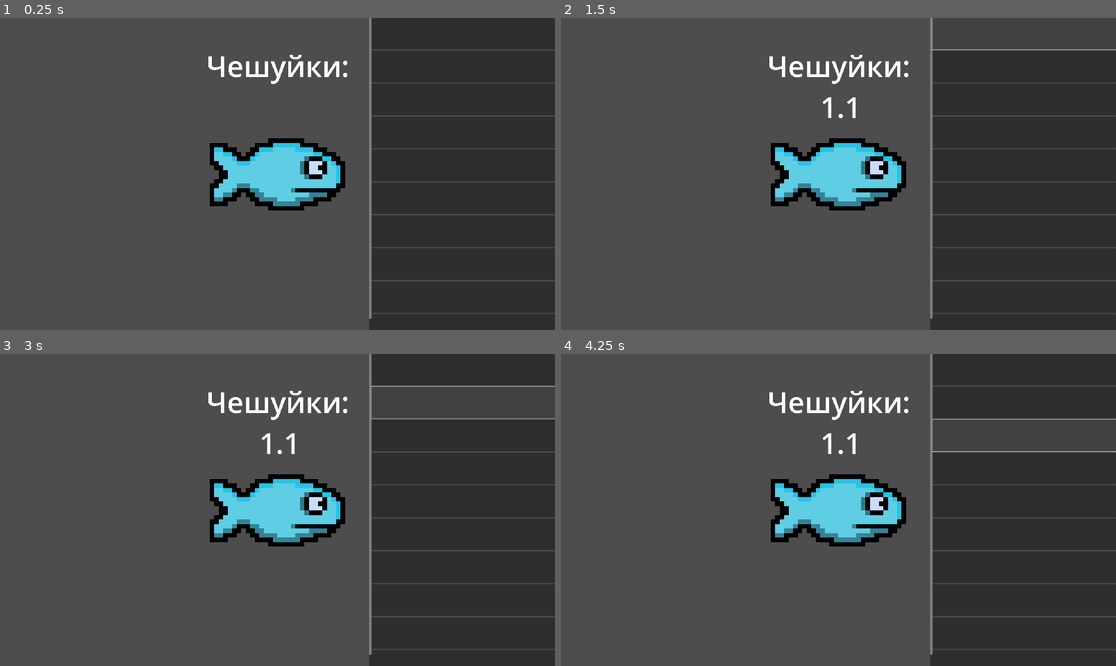
Above: before the commit, frames 1-4 (two rows, left to right).
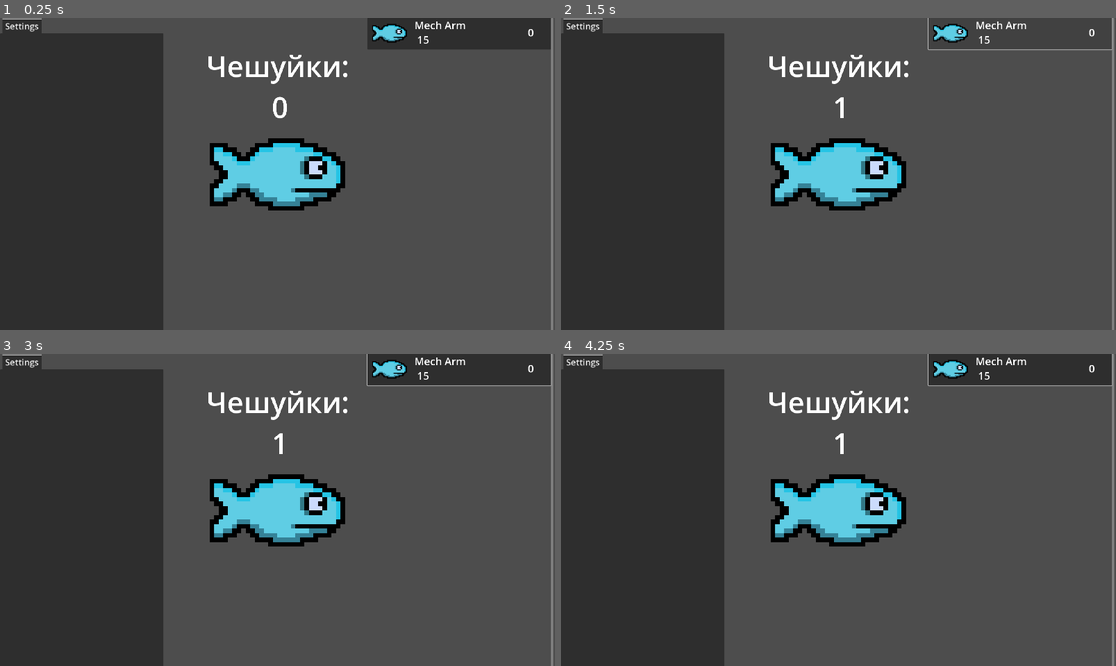
Above: after the commit, the same moments.

Repository: Planeptunia/fish
Game: Godot game, scene res://main_scene.tscn
Two runs of this game, one before a commit and one after it. Both use one fixed random seed, a clock stepped at 60 frames per second and the inputs below.
Inputs (mouse positions are in pixels of both pictures, inside the frame that each line leads up to):
- Up to frame 1 (0.25 s): no input
- Up to frame 2 (1.5 s): click (838, 174) at 0.5 s; click (1021, 33) at 1.27 s
- Up to frame 3 (3 s): click (460, 369) at 2 s, where only the run after the commit has a clickable "Mech Arm"; click (460, 403) at 2.77 s
- Up to frame 4 (4.25 s): click (1021, 435) at 3.52 s

The runs differ from the first frame. In frame 1, 58% of the frame differs, in the area x 0-100%, y 0-100%; in frame 2, 58%; in frame 3, 55%; in frame 4, 55%.

Commit message:
working modular upgrades

Diff:
--- a/main_scene.gd
+++ b/main_scene.gd
@@ -1,69 +1,64 @@
 extends Node2D
 var money = 0
-var timer
-# Множитель увелечения цен строений и заробатка в секунду за одну покупку
-# new_price = last_price * multiplier^n+1 | n = 1
-var multiplier = 1.10
-var click = 1
-var n = 1
-var money_per_second = 0
-var mnp = 0
-# Цены строений
-var price1 = 15
-var price2 = 100
-var price3 = 500
-var price4 = 3000
-var price5 = 10000
-var price6 = 40000
-var price7 = 200000
-var price8 = 1666666
-var price9 = 123456789
-var price10 = 75000000000
-var price = 0
-func init():
-	timer = Timer.new()
-	add_child(timer)
-	timer.autostart = true
-	timer.wait_time = 1
-	timer.connect("timeout", self, "_timeout")
 
-func _timeout():
-	money += money_per_second
+var upgradeButton = preload("res://upgrade_button.tscn")
+
+var upgrades
+var upgradesList = {}
+
+func _init():
+	pass
 
 # Called when the node enters the scene tree for the first time.
 func _ready():
-	pass # Replace with function body.
 
+	update_money()
+
+	upgrades = FileAccess.open("res://upgrades.json", FileAccess.READ)
+	upgrades = upgrades.get_as_text()
+	var json = JSON.new()
+	upgrades = json.parse_string(upgrades)
+	for upgrade in upgrades['upgrades'].keys():
+		var newUpgrade = upgradeButton.instantiate()
+		upgradesList[upgrade] = newUpgrade
+		upgradesList[upgrade].id = upgrade
+		if 'price_multiplier' in upgrades['upgrades'][upgrade].keys():
+			print(upgrades['upgrades'][upgrade].keys())
+			upgradesList[upgrade].price_multiplier = upgrades['upgrades'][upgrade]['price_multiplier']
+		if 'mps_multiplier' in upgrades['upgrades'][upgrade].keys():
+			print(upgrades['upgrades'][upgrade].keys())
+			upgradesList[upgrade].mps_multiplier = upgrades['upgrades'][upgrade]['mps_multiplier']
+		upgradesList[upgrade].baseCost = upgrades['upgrades'][upgrade]['price']
+		upgradesList[upgrade].change_icon(upgrades['upgrades'][upgrade]['icon'])
+		upgradesList[upgrade].change_price(upgrades['upgrades'][upgrade]['price'])
+		upgradesList[upgrade].change_name(upgrades['upgrades'][upgrade]['name'])
+		upgradesList[upgrade].clicked.connect(on_pressed)
+		$Control/scroll_container/Control.add_child(newUpgrade)
+	$Control/scroll_container/Control.custom_minimum_size = Vector2(635, (upgradesList.size() * 110) + 110)
+
+func on_pressed(upgradeId):
+	var upgrade_price = upgradesList[upgradeId].get_info().y
+	if money >= upgrade_price:
+		upgradesList[upgradeId].change_amount(upgradesList[upgradeId].get_info().x + 1)
+		money -= upgrade_price
+		update_money()
+	else: print("no money")
 
 # Called every frame. 'delta' is the elapsed time since the previous frame.
 func _process(delta):
 	pass
 
-class towers:
-	var multiplier = 1.10
-	var n = 1
-	var money_per_second
-	func _init_(price, mnp):
-		self.price = price
-		self.mnp = mnp
-	func when_pressed():
-		self.price = self.price * multiplier ** (n + 1)
-		money_per_second += self.mnp
-		self.mnp = self.mnp * multiplier ** (n + 1)
-
-var ls = [0, 1, 44, 5, 6]
-var prices = [100, 200, 300, 400, 500]
-var mps = [1, 2, 3, 4, 5]
-var monps = 0
-func _when_pressed(upgrade):
-	for i in ls:
-		if money < prices[i]:
-			pass
-		n = ls[i]
-		prices[i] = prices[i] * multiplier ** (n + 1)
-		monps += mps[i] * n
-
+func _physics_process(delta):
+	var mps = 0
+	for upgrade in upgradesList:
+		var upgrade_amount = upgradesList[upgrade].get_info().x
+		mps += (upgrade_amount * upgrades['upgrades'][upgrade]['mps']) * upgradesList[upgrade].mps_multiplier
+	money += mps / 60
+	update_money()
 
 func _on_fish_click_pressed():
-	money += click * multiplier
-	get_node("Control/Control2/money").text = str(money)
+	money += 1
+	update_money()
+
+func update_money():
+	$Control/Control2/money.text = str(snappedf(money, 1))
--- a/main_scene.tscn
+++ b/main_scene.tscn
@@ -77,69 +77,30 @@
 anchor_top = 0.5
 anchor_right = 1.0
 anchor_bottom = 0.5
-offset_left = 1.0
+offset_left = -648.0
 offset_top = -543.0
-offset_right = 644.0
+offset_right = -5.0
 offset_bottom = 590.0
 grow_horizontal = 0
 grow_vertical = 2
-scale = Vector2(-1, 1)
 scroll_vertical_custom_step = 10.0
 horizontal_scroll_mode = 0
 vertical_scroll_mode = 2
 
 [node name="Control" type="VBoxContainer" parent="Control/scroll_container"]
-custom_minimum_size = Vector2(635, 1232)
+custom_minimum_size = Vector2(635, 0)
 layout_mode = 2
 
-[node name="Mech_arm" type="Button" parent="Control/scroll_container/Control"]
-custom_minimum_size = Vector2(0, 110)
+[node name="TabContainer" type="TabContainer" parent="Control"]
+layout_mode = 0
+offset_right = 565.0
+offset_bottom = 1083.0
+theme_override_font_sizes/font_size = 30
+
+[node name="Settings" type="ScrollContainer" parent="Control/TabContainer"]
 layout_mode = 2
 
-[node name="fisherman" type="Button" parent="Control/scroll_container/Control"]
-custom_minimum_size = Vector2(0, 110)
-layout_mode = 2
-
-[node name="Lakes" type="Button" parent="Control/scroll_container/Control"]
-custom_minimum_size = Vector2(0, 110)
-layout_mode = 2
-
-[node name="Fish_sellers" type="Button" parent="Control/scroll_container/Control"]
-custom_minimum_size = Vector2(0, 110)
-layout_mode = 2
-
-[node name="Bank" type="Button" parent="Control/scroll_container/Control"]
-custom_minimum_size = Vector2(0, 110)
-layout_mode = 2
-
-[node name="a small part of the sea" type="Button" parent="Control/scroll_container/Control"]
-custom_minimum_size = Vector2(0, 110)
-layout_mode = 2
-
-[node name="Temple" type="Button" parent="Control/scroll_container/Control"]
-custom_minimum_size = Vector2(0, 110)
-layout_mode = 2
-
-[node name="Laboratory" type="Button" parent="Control/scroll_container/Control"]
-custom_minimum_size = Vector2(0, 110)
-layout_mode = 2
-
-[node name="Spaceship" type="Button" parent="Control/scroll_container/Control"]
-custom_minimum_size = Vector2(0, 110)
-layout_mode = 2
-
-[node name="Mage towers" type="Button" parent="Control/scroll_container/Control"]
-custom_minimum_size = Vector2(0, 110)
+[node name="Settings" type="VBoxContainer" parent="Control/TabContainer/Settings"]
 layout_mode = 2
 
 [connection signal="pressed" from="Control/fish_click" to="." method="_on_fish_click_pressed"]
-[connection signal="pressed" from="Control/scroll_container/Control/Mech_arm" to="." method="_when_pressed"]
-[connection signal="pressed" from="Control/scroll_container/Control/fisherman" to="." method="_on_fisherman_pressed"]
-[connection signal="pressed" from="Control/scroll_container/Control/Lakes" to="." method="_on_lakes_pressed"]
-[connection signal="pressed" from="Control/scroll_container/Control/Fish_sellers" to="." method="_on_fish_sellers_pressed"]
-[connection signal="pressed" from="Control/scroll_container/Control/Bank" to="." method="_on_bank_pressed"]
-[connection signal="pressed" from="Control/scroll_container/Control/a small part of the sea" to="." method="_on_a_small_part_of_the_sea_pressed"]
-[connection signal="pressed" from="Control/scroll_container/Control/Temple" to="." method="_on_temple_pressed"]
-[connection signal="pressed" from="Control/scroll_container/Control/Laboratory" to="." method="_on_laboratory_pressed"]
-[connection signal="pressed" from="Control/scroll_container/Control/Spaceship" to="." method="_on_spaceship_pressed"]
-[connection signal="pressed" from="Control/scroll_container/Control/Mage towers" to="." method="_on_mage_towers_pressed"]
--- /dev/null
+++ b/upgrade_button.gd
@@ -0,0 +1,42 @@
+extends Button
+signal clicked(id)
+
+var id
+
+var itemIcon = preload("res://Sprite-0001.png")
+var baseCost = 1
+var price_multiplier = 1.13
+var mps_multiplier = 1
+var price = 0
+var amount = 0
+
+func _ready():
+	change_amount(self.amount)
+
+func change_icon(newIcon: String):
+	var iconRes = load(newIcon)
+	$itemIcon.texture = iconRes
+	itemIcon = iconRes
+
+func change_price(price: float):
+	self.price = price
+	$price.text = str(price)
+
+func change_amount(amount: int):
+	$amount.text = str(amount)
+	var old_amount = self.amount
+	self.amount = amount
+	while old_amount < self.amount:
+		self.price = baseCost * (price_multiplier ** (old_amount + 1))
+		old_amount += 1
+	self.price = snappedf(self.price, 1)
+	$price.text = str(self.price)
+
+func change_name(name: String):
+	$name.text = name
+
+func get_info():
+	return Vector2(self.amount, self.price)
+
+func _on_pressed():
+	clicked.emit(id)
--- /dev/null
+++ b/upgrade_button.tscn
@@ -0,0 +1,51 @@
+[gd_scene load_steps=3 format=3 uid="uid://bv55un5stal1t"]
+
+[ext_resource type="Texture2D" uid="uid://bo1gipftlyn1k" path="res://Sprite-0001.png" id="1_ijhj4"]
+[ext_resource type="Script" path="res://upgrade_button.gd" id="1_tbvy1"]
+
+[node name="upgrade_button" type="Button"]
+custom_minimum_size = Vector2(0, 110)
+anchors_preset = 15
+anchor_right = 1.0
+anchor_bottom = 1.0
+offset_right = -1285.0
+offset_bottom = -970.0
+grow_horizontal = 2
+grow_vertical = 2
+script = ExtResource("1_tbvy1")
+
+[node name="itemIcon" type="Sprite2D" parent="."]
+position = Vector2(76, 54)
+scale = Vector2(4, 4)
+texture = ExtResource("1_ijhj4")
+
+[node name="name" type="Label" parent="."]
+layout_mode = 0
+offset_left = 163.0
+offset_top = 1.0
+offset_right = 377.0
+offset_bottom = 51.0
+theme_override_font_sizes/font_size = 36
+text = " Name"
+
+[node name="price" type="Label" parent="."]
+layout_mode = 0
+offset_left = 172.0
+offset_top = 51.0
+offset_right = 381.0
+offset_bottom = 101.0
+theme_override_font_sizes/font_size = 36
+text = "Price"
+
+[node name="amount" type="Label" parent="."]
+layout_mode = 0
+offset_left = 522.0
+offset_top = 13.0
+offset_right = 609.0
+offset_bottom = 89.0
+theme_override_font_sizes/font_size = 36
+text = "360"
+horizontal_alignment = 1
+vertical_alignment = 1
+
+[connection signal="pressed" from="." to="." method="_on_pressed"]
--- /dev/null
+++ b/upgrades.json
@@ -0,0 +1,11 @@
+{
+	"upgrades": {
+		"mech_arm": {
+			"name": "Mech Arm",
+			"icon": "res://Sprite-0001.png",
+			"price": 15,
+			"description": "seledka",
+			"mps": 0.1
+		}
+	}
+}
